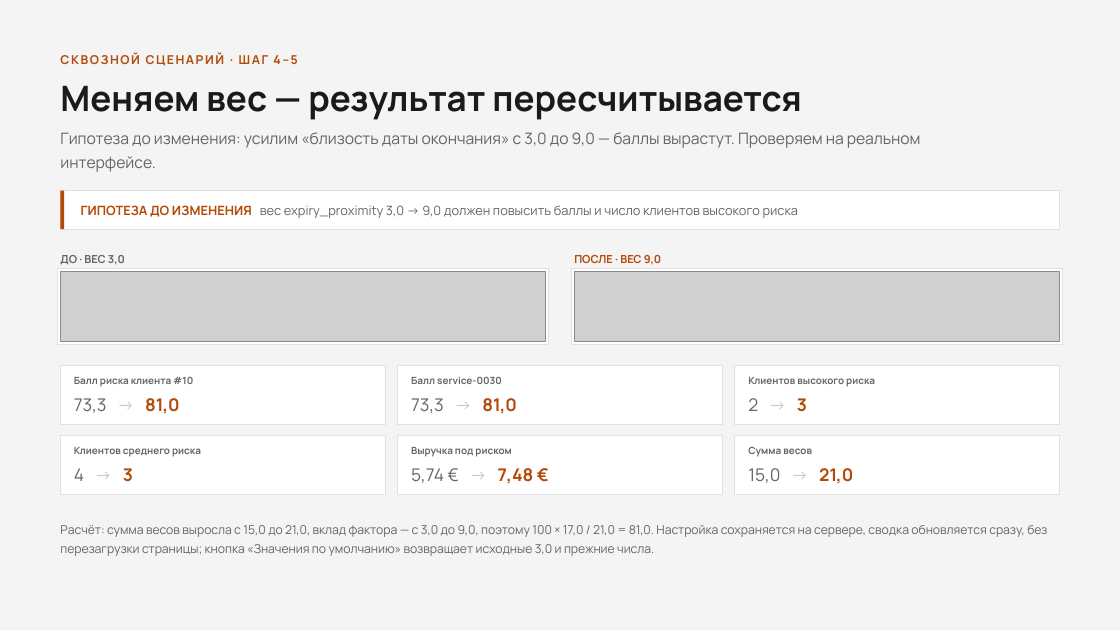
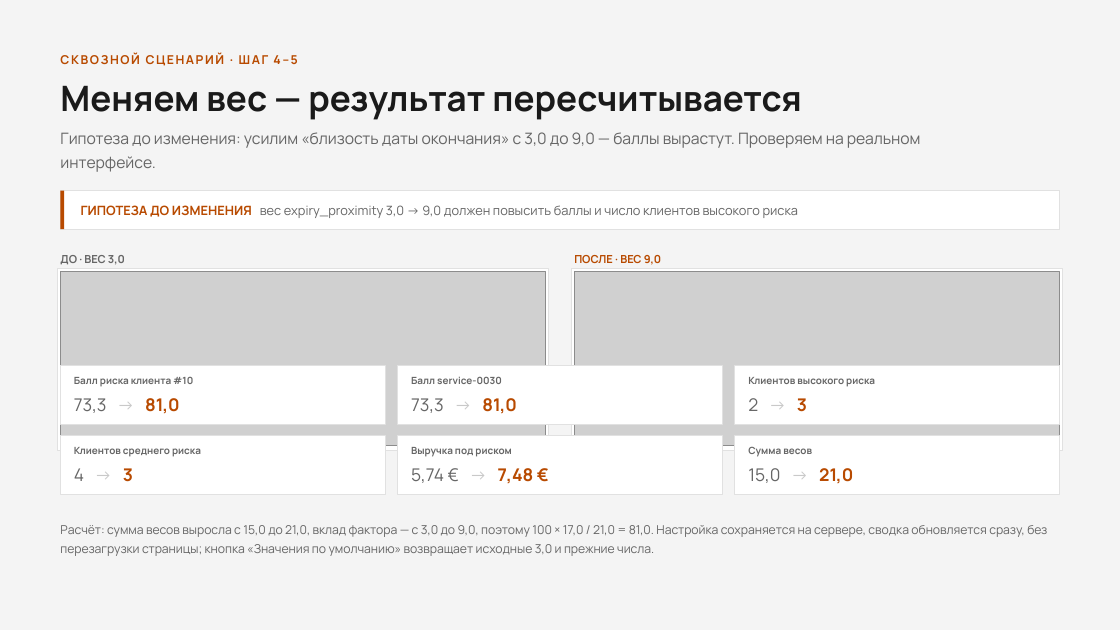
Before and after one commit to Pixelminds-hub/aeza-analizer, a slide deck: slide 7 of aeza_hackathon_osen_2026.pptx. Drawn at 1120x630 pixels with LibreOffice and Linux fonts; fonts in the diff are those of the drawing; grey boxes stand for pictures. Boxes give left, top, right and bottom in pixels: in the first picture for what was removed or moved away, otherwise in the second. Text is boxed around its words. In the diff, an @@ line names an element or a change of style, - is before the commit and + after.

```diff
--- a/aeza_hackathon_osen_2026.pptx
+++ b/aeza_hackathon_osen_2026.pptx
@@ rectangle: place and size @@
-rectangle at box(58, 268, 549, 344)
+rectangle at box(58, 268, 549, 450)
@@ rectangle: place and size @@
-rectangle at box(571, 268, 1063, 344)
+rectangle at box(571, 268, 1063, 450)
@@ picture: place and size @@
-picture at box(60, 271, 546, 342)
+picture at box(60, 271, 546, 446)
@@ picture: place and size @@
-picture at box(575, 271, 1060, 342)
+picture at box(575, 271, 1060, 446)
```
Also in this commit, not shown: 9 other slides changed, 16 other files.
